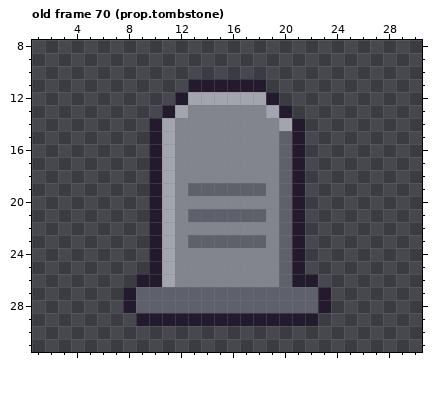
A pixel-art file gets an edit: assets/aseprite/props.aseprite. This is how it looked before the edit.
32x32 pixels, 126 frames. Colours within 5 levels of each other are drawn and written as one. Shown: old frame 70 (prop.tombstone): x 1..30, y 8..31. The commit also changed other frames, which this record leaves out.
The same view after the edit:
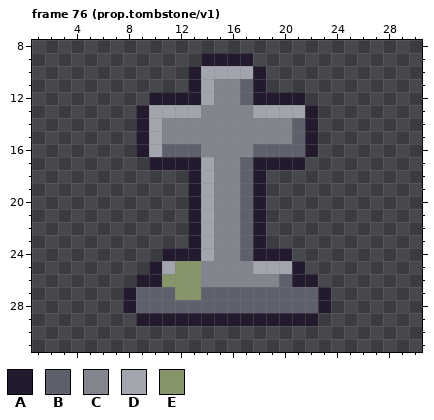
Palette (. is transparent): A #241a2e  B #5e606c  C #82848e  D #a2a4ae  E #86966a
A new or re-ordered frame is compared with the old frame closest to it.
Changes in this commit:
frames 126 -> 133
Frame 76 (prop.tombstone/v1) is new; against old frame 70 (prop.tombstone):
y 9: x 14..17 .... -> AAAA
y 10: x 13..18 ...... -> ADDDDA
y 11: x 14..17 AAAA -> DCCB
y 12: x 10..11 .. -> AA; x 13 D -> A; x 15..18 DDDD -> CCBA; x 20..21 .. -> AA
y 13: x 9..11 ..A -> ADD; x 13 C -> D; x 18 C -> D; x 20..22 A.. -> DDA
y 14: x 9..11 .AD -> ADC; x 20..22 DA. -> CBA
y 15: x 9..11 .AD -> ADC; x 20..22 BA. -> CBA
y 16: x 9..13 .ADCC -> ADBBB; x 18..19 CC -> BB; x 21..22 A. -> BA
y 17: x 11..14 DCCC -> AAAD; x 17..20 CCCB -> BAAA
y 18: x 10..14 ADCCC -> ...AD; x 17..21 CCCBA -> BA...
y 19: x 10..16 ADCBBBB -> ...ADCC; x 18..21 BCBA -> A...
y 20: x 10..14 ADCCC -> ...AD; x 17..21 CCCBA -> BA...
y 21: x 10..16 ADCBBBB -> ...ADCC; x 18..21 BCBA -> A...
y 22: x 10..14 ADCCC -> ...AD; x 17..21 CCCBA -> BA...
y 23: x 10..16 ADCBBBB -> ...ADCC; x 18..21 BCBA -> A...
y 24: x 10..14 ADCCC -> .AAAD; x 17..21 CCCBA -> BAAA.
y 25: x 12..13 CC -> EE; x 18..20 CCB -> DDD
y 26: x 11..13 DCC -> EEE
y 27: x 12..13 BB -> EE
